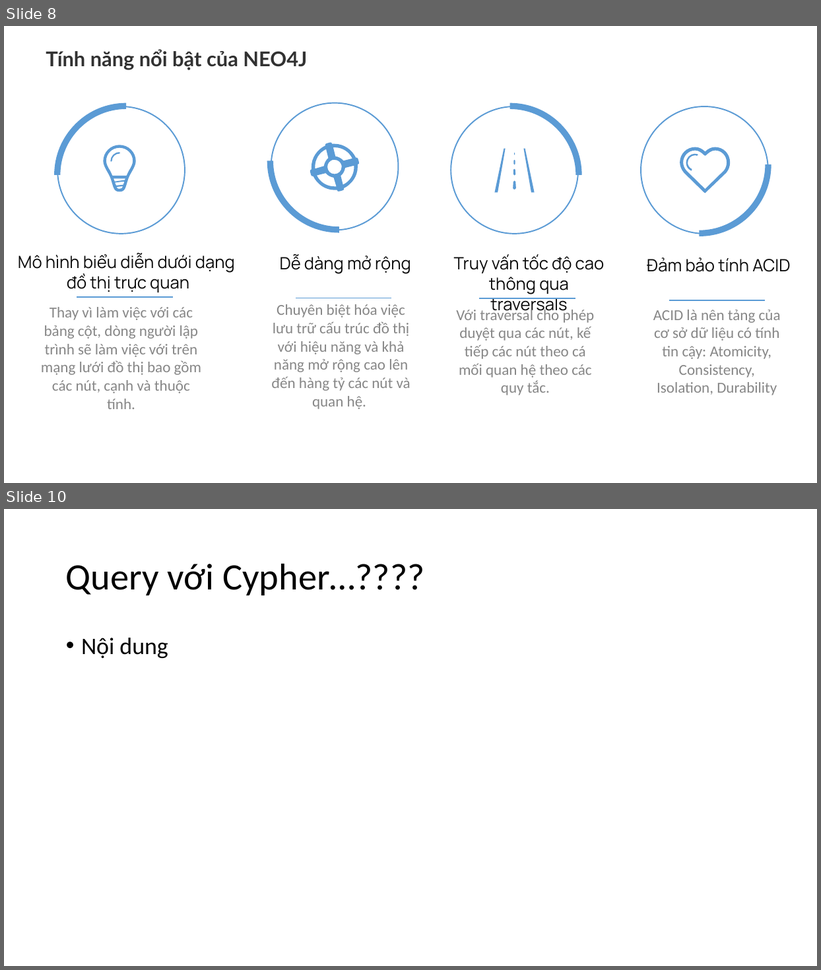
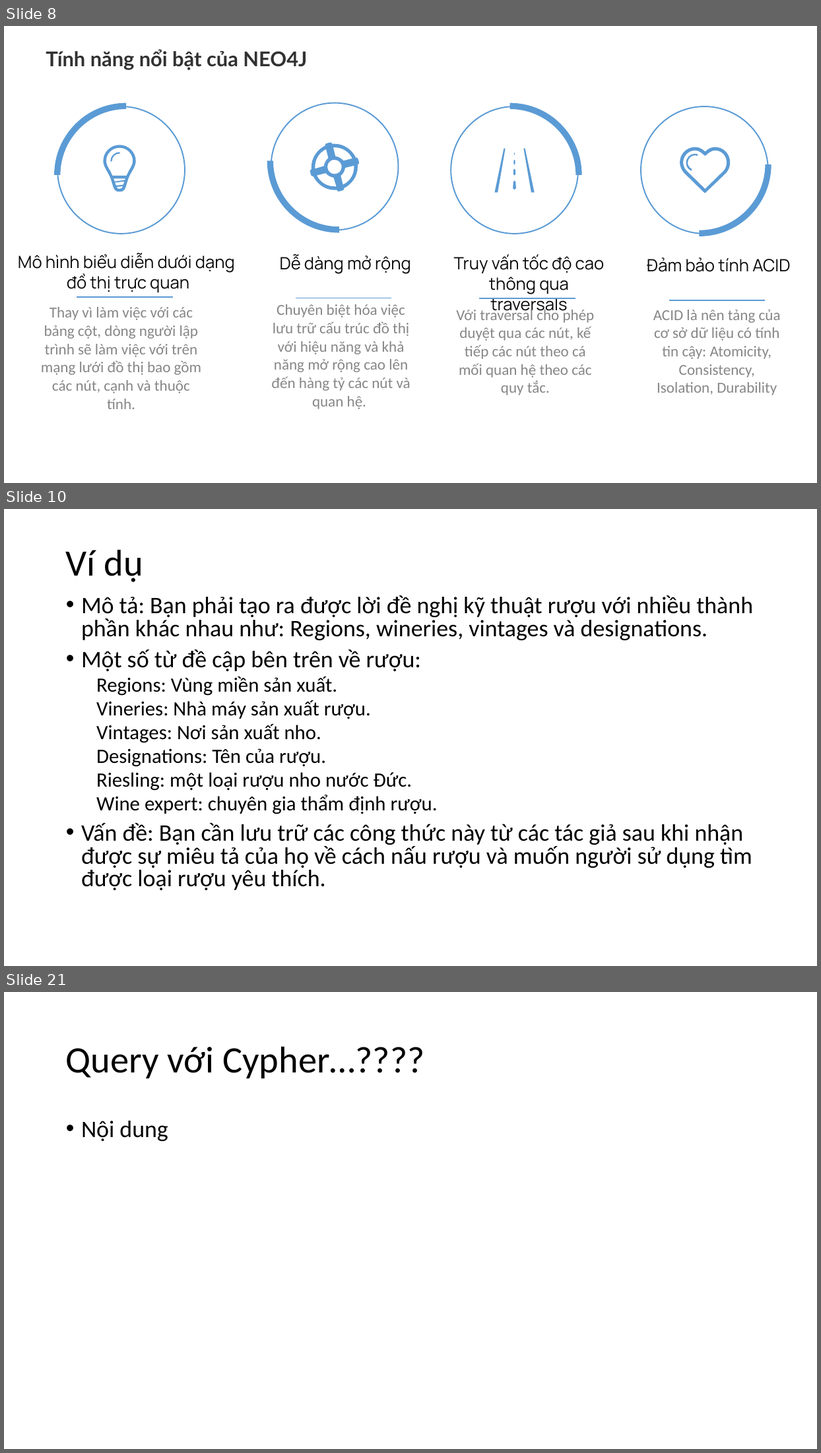
Before and after one commit to NguyenDucHoangLong/Group_4_HTTTHD, a slide deck: Document/Seminar/Slide_Nhóm 4.pptx. Shown one above the other, each under a label of ours: slides 8 and 10 before the commit, slides 8, 10 and 21 after it; the slides between them are not shown. The pictures are 821x970 and 821x1453 pixels, drawn with LibreOffice and Linux fonts; fonts in the diff are those of the drawing. Boxes give left, top, right and bottom in pixels: in the first picture for what was removed or moved away, otherwise in the second. Text is boxed around its words. In the diff, an @@ line names an element or a change of style, - is before the commit and + after.

```diff
--- a/Document/Seminar/Slide_Nhóm 4.pptx
+++ b/Document/Seminar/Slide_Nhóm 4.pptx
@@ slide 10 added at (4,509,817,966), background #FFFFFF @@
@@ title added at (66,549,143,582), 44 pt, text #000000 @@
+Ví dụ
@@ text added at (81,595,753,890), 28 pt, text #000000 @@
+• Mô tả: Bạn phải tạo ra được lời đề nghị kỹ thuật rượu với nhiều thành phần khác nhau như: Regions, wineries, vintages và designations.
+• Một số từ đề cập bên trên về rượu:
+  Regions: Vùng miền sản xuất.
+  Vineries: Nhà máy sản xuất rượu.
+  Vintages: Nơi sản xuất nho.
+  Designations: Tên của rượu.
+  Riesling: một loại rượu nho nước Đức.
+  Wine expert: chuyên gia thẩm định rượu.
+• Vấn đề: Bạn cần lưu trữ các công thức này từ các tác giả sau khi nhận được sự miêu tả của họ về cách nấu rượu và muốn người sử dụng tìm được loại rượu yêu thích.
@@ what was slide 10 is now slide 21 @@
```
Also in this commit, not shown: 1 slide changed, 11 other slides added, 1 slide removed.
